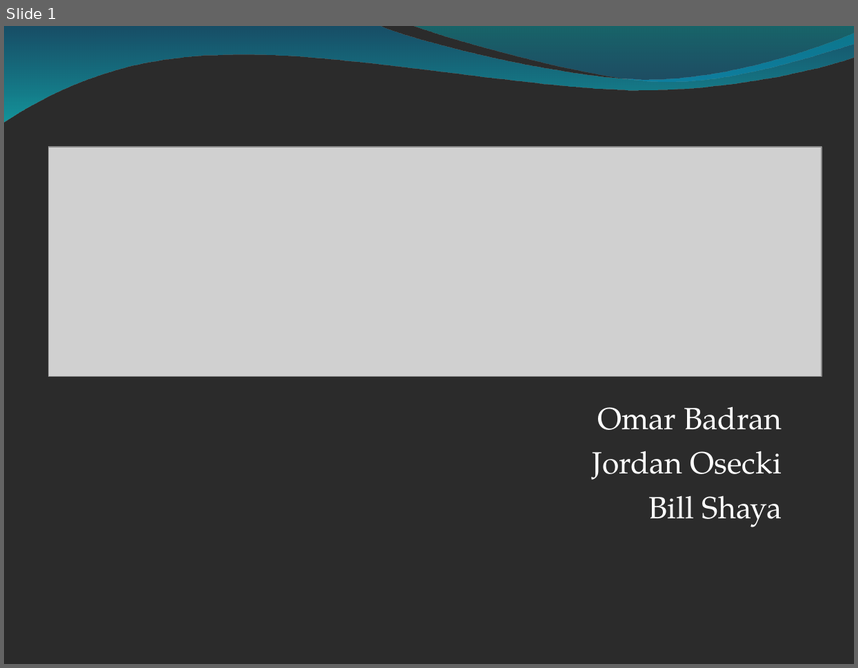
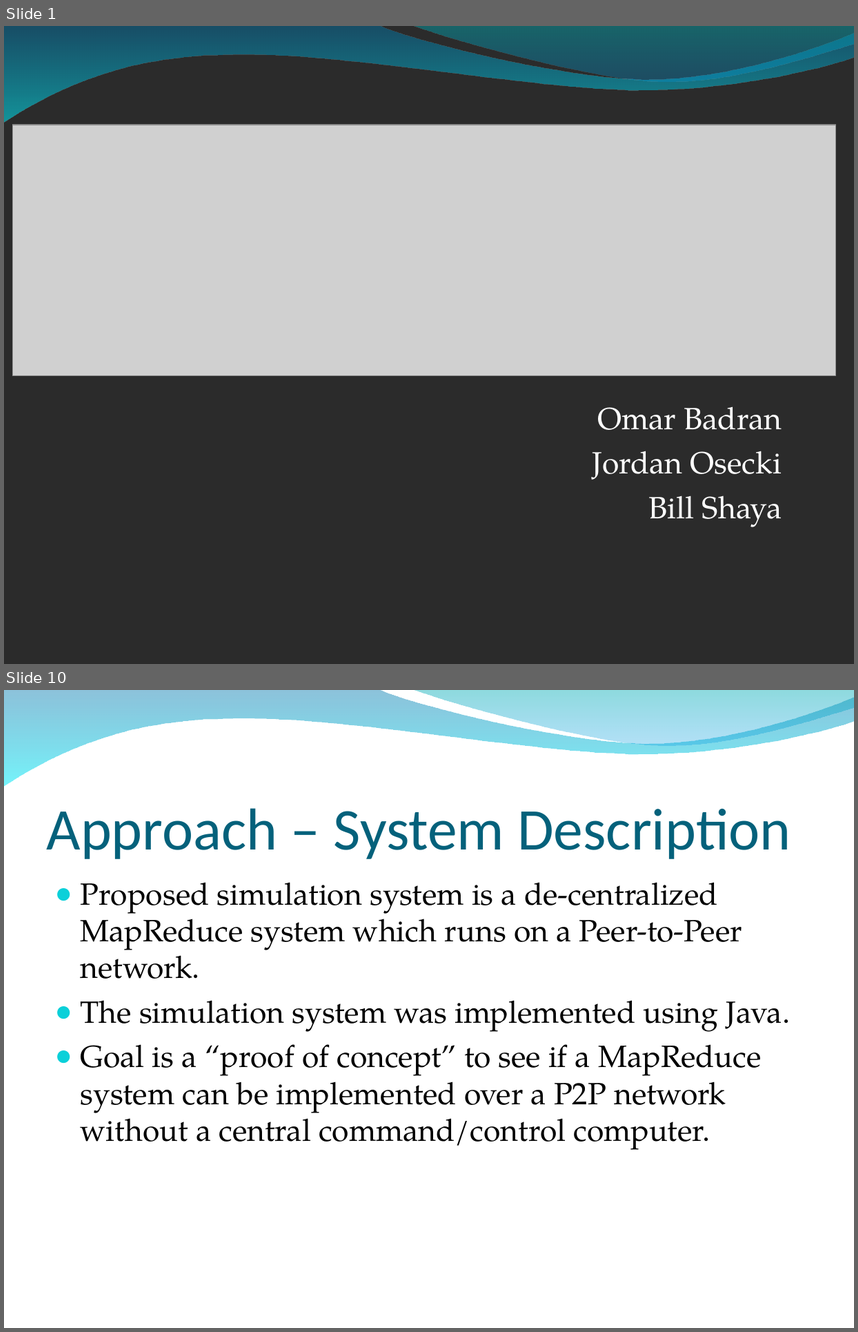
Before and after one commit to osecki/cs647, a slide deck: Documentation/Final Paper and Slides/MapReduce Final Presentation.ppt. Shown one above the other, each under a label of ours: slide 1 before the commit, slides 1 and 10 after it; the slides between them are not shown. The pictures are 858x668 and 858x1332 pixels, drawn with LibreOffice and Linux fonts; fonts in the diff are those of the drawing; grey boxes stand for pictures; background and template pictures are left out; a plain dark background stands for a picture behind light text. Boxes give left, top, right and bottom in pixels: in the first picture for what was removed or moved away, otherwise in the second. Text is boxed around its words. In the diff, an @@ line names an element or a change of style, - is before the commit and + after.

```diff
--- a/Documentation/Final Paper and Slides/MapReduce Final Presentation.ppt
+++ b/Documentation/Final Paper and Slides/MapReduce Final Presentation.ppt
@@ slide 10 added at box(4, 690, 854, 1328), background picture (left out); not listed: 2 template elements that a slide beside it also shows @@
@@ title added at box(47, 808, 791, 859), 50 pt, text #04617B @@
+Approach – System Description
@@ text added at box(80, 882, 791, 1150), 26 pt, text #000000 @@
+● Proposed simulation system is a de-centralized MapReduce system which runs on a Peer-to-Peer network.
+● The simulation system was implemented using Java.
+● Goal is a “proof of concept” to see if a MapReduce system can be implemented over a P2P network without a central command/control computer.
@@ slide 1 changed as well @@
@@ picture: place and size @@
-picture at box(48, 147, 822, 377)
+picture at box(12, 125, 836, 375)
```
Also in this commit, not shown: 4 other slides changed, 34 other slides added, 4 slides removed, 3 other files.
